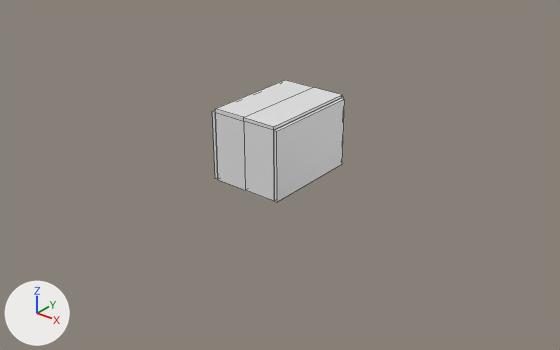
Two versions of the Blender file Blend/079-slowpoke.blend, one commit apart.
Rendered twice from a 50 mm lens placed at (12.38, -15.48, 8.49), pointed at (0.28, -0.36, -0.89). Arrows for +X, +Y and +Z are at lower left; the lights stay in place. Mesh edges are drawn as thin lines.

Names of what the first picture shows: 'Body'.
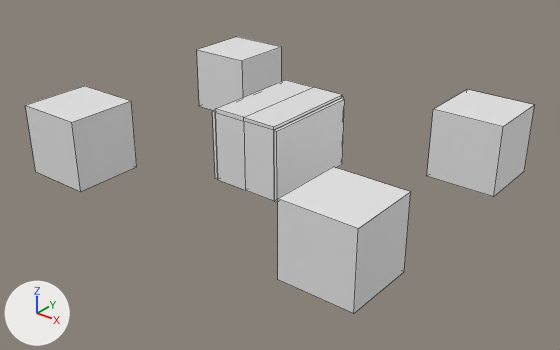
Commit message: leg start

Changed parts and their boxes (x1, y1, x2, y2) in the pictures (560 x 350 px):
'Leg', added
    after: (26, 37, 534, 313)

What the commit changed:
Mesh me_cube_001 is new.
It is a box spanning x -5.39..-3.39, y -4.32..-2.32, z -1.0..1.0.
Object 'Leg' (ob_leg) is new; it shows me_cube_001.
Its location is (0.0, 0.0, 0.0).
It gains a MIRROR modifier named 'Mirror'.
Modifier setting: use_axis = (True, True, False).
